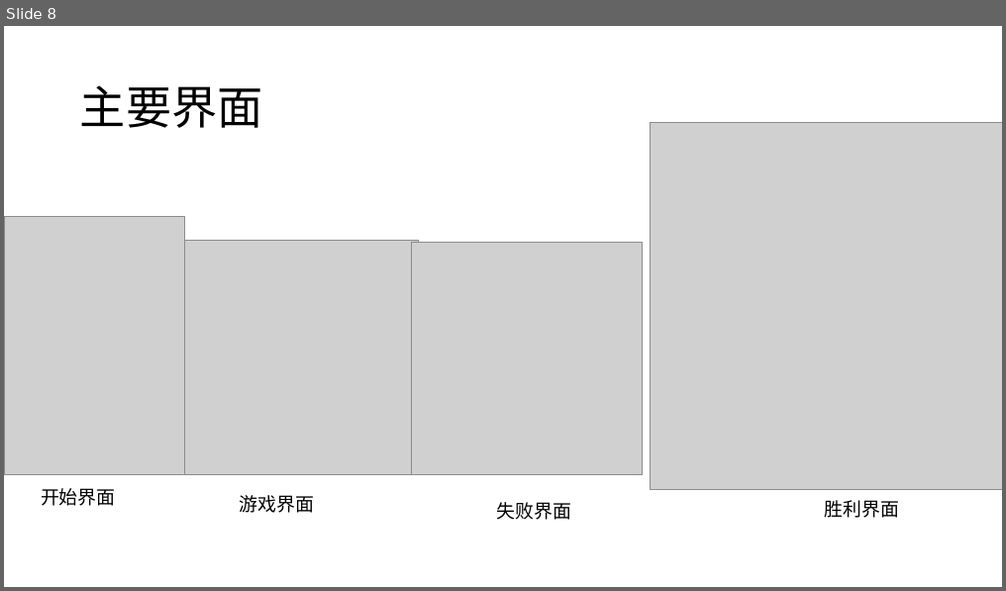
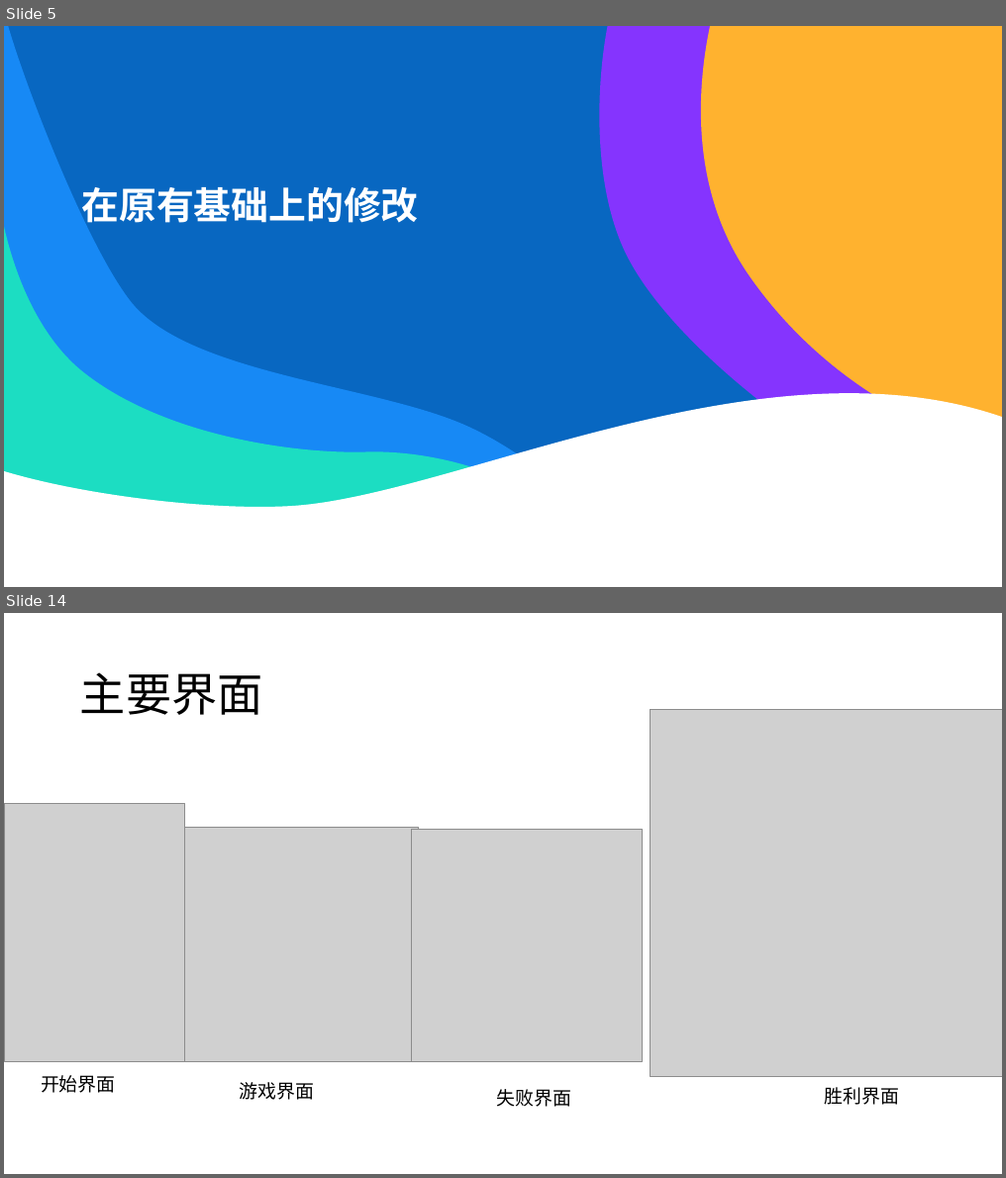
Before and after one commit to wzc506/mineswapper, a slide deck: uml.pptx. Shown one above the other, each under a label of ours: slide 8 before the commit, slides 5 and 14 after it; the slides between them are not shown. The pictures are 1006x591 and 1006x1178 pixels, drawn with LibreOffice and Linux fonts; fonts in the diff are those of the drawing; grey boxes stand for pictures. Boxes give left, top, right and bottom in pixels: in the first picture for what was removed or moved away, otherwise in the second. Text is boxed around its words. In the diff, an @@ line names an element or a change of style, - is before the commit and + after.

```diff
--- a/uml.pptx
+++ b/uml.pptx
@@ slide 5 added at box(4, 26, 1002, 587), background #000000 @@
@@ title added at box(81, 187, 418, 230), 36 pt, text #FFFFFF, bold @@
+在原有基础上的修改
@@ group added at box(4, 26, 1002, 587): 5 freeform shapes, 1 rectangle @@
@@ what was slide 8 is now slide 14 @@
```
Also in this commit, not shown: 3 slides changed, 11 other slides added, 32 other files.
